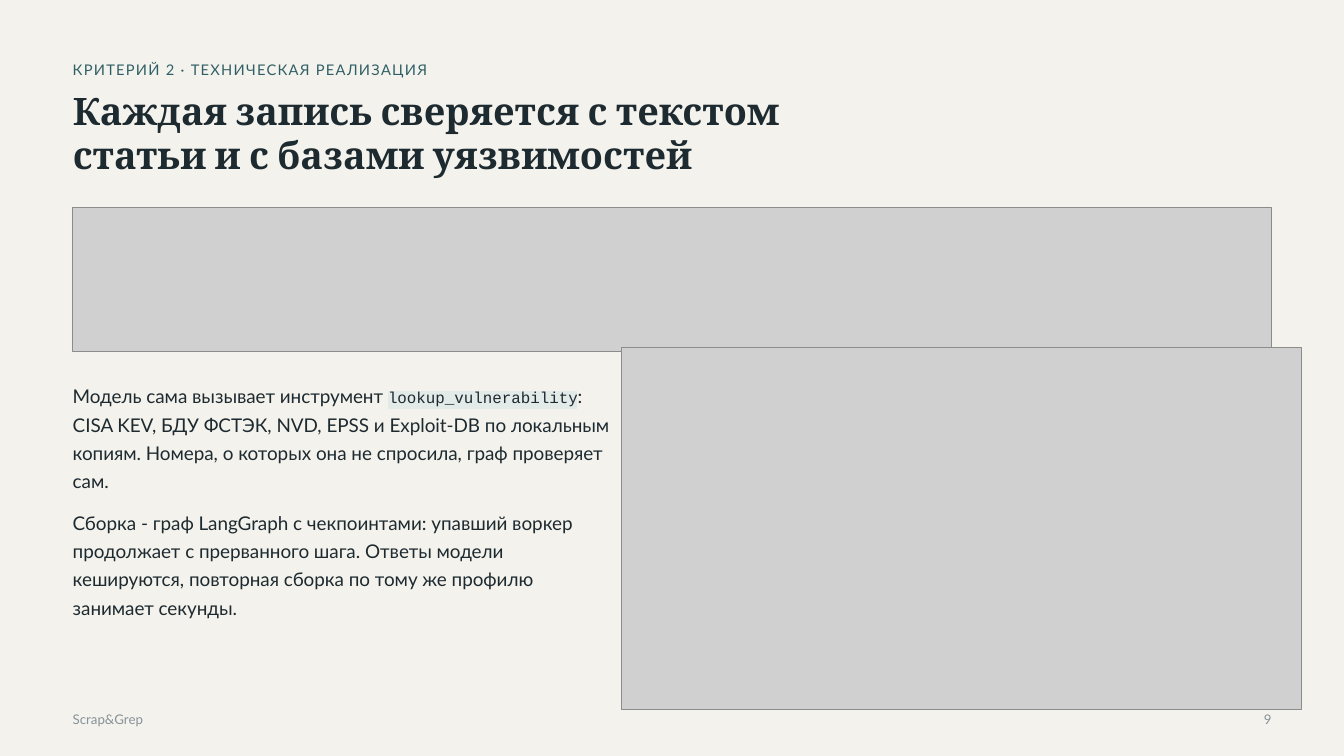
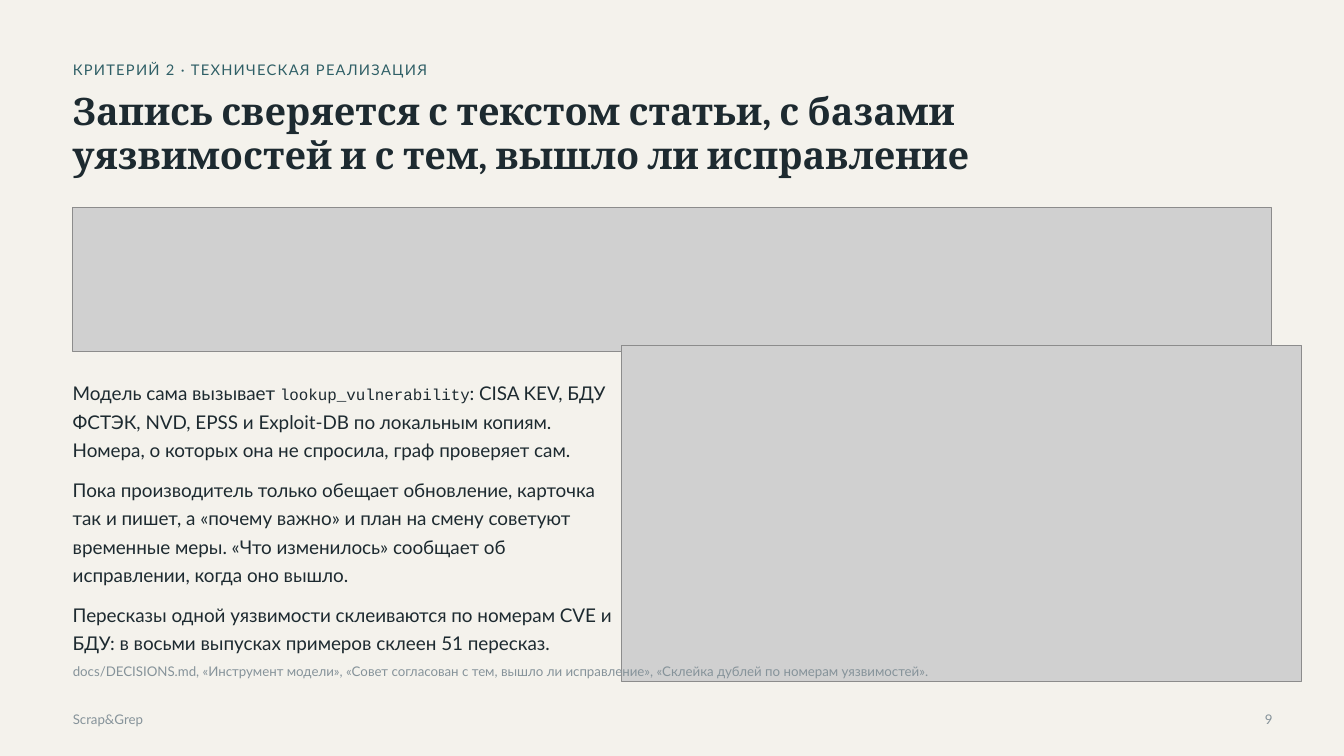
Before and after one commit to verikirill/scrap-and-grep, a slide deck: slide 9 of docs/presentation/scrapgrep.pptx. Drawn at 1344x756 pixels with LibreOffice and Linux fonts; fonts in the diff are those of the drawing; grey boxes stand for pictures. Boxes give left, top, right and bottom in pixels: in the first picture for what was removed or moved away, otherwise in the second. Text is boxed around its words. In the diff, an @@ line names an element or a change of style, - is before the commit and + after.

Commit message:
docs(presentation): rebuild the PDF and the editable PPTX

```diff
--- a/docs/presentation/scrapgrep.pptx
+++ b/docs/presentation/scrapgrep.pptx
@@ text at [73, 96, 969, 178]: text changed @@
-Каждая запись сверяется с текстом
-статьи и с базами уязвимостей
+Запись сверяется с текстом статьи, с базами
+уязвимостей и с тем, вышло ли исправление
@@ picture: place and size @@
-picture at [622, 348, 1303, 710]
+picture at [622, 345, 1303, 681]
@@ text at [73, 386, 605, 461]: text changed @@
-Модель сама вызывает инструмент lookup_vulnerability: CISA KEV, БДУ ФСТЭК, NVD, EPSS и Exploit-DB по локальным копиям. Номера, о которых она не спросила, граф проверяет сам.
+Модель сама вызывает lookup_vulnerability: CISA KEV, БДУ ФСТЭК, NVD, EPSS и Exploit-DB по локальным копиям. Номера, о которых она не спросила, граф проверяет сам.
@@ text added at [73, 483, 595, 586], 13.5 pt, text #1D2A30 @@
+Пока производитель только обещает обновление, карточка так и пишет, а «почему важно» и план на смену советуют временные меры. «Что изменилось» сообщает об исправлении, когда оно вышло.
@@ text removed at [73, 516, 572, 590] @@
-Сборка - граф LangGraph с чекпоинтами: упавший воркер продолжает с прерванного шага. Ответы модели кешируются, повторная сборка по тому же профилю занимает секунды.
@@ text added at [73, 608, 612, 654], 13.5 pt, text #1D2A30 @@
+Пересказы одной уязвимости склеиваются по номерам CVE и БДУ: в восьми выпусках примеров склеен 51 пересказ.
@@ text added at [73, 664, 928, 679], 9.5 pt, text #86939A @@
+docs/DECISIONS.md, «Инструмент модели», «Совет согласован с тем, вышло ли исправление», «Склейка дублей по номерам уязвимостей».
@@ text "9" at [1265, 714, 1273, 724]: alignment left to right @@
```
Also in this commit, not shown: 17 other slides changed, 6 slides added, 4 slides removed, 1 other file.
